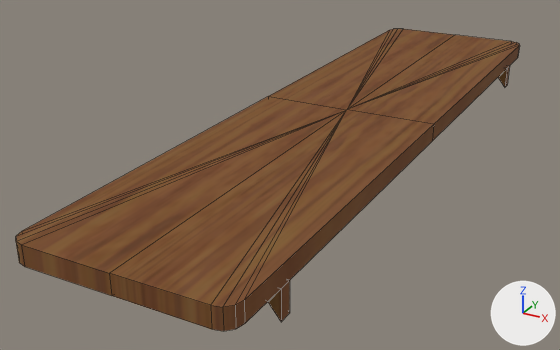
The Blender file assetsSource/lba2/layouts/CI/105_shelf_var1.blend as it was, and as the next commit left it.
Rendered twice from a 50 mm camera at (1.24, -2.82, 1.42) aimed at (-0.21, -0.2, 0.11). Every picture has the same lights, and +X, +Y and +Z are marked at lower right. Mesh edges are drawn as thin lines.

Objects in the first picture: 'shelf'.
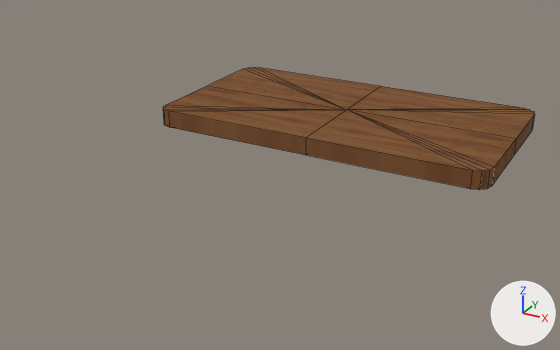
Patch to the scene script:
```diff
--- a/assetsSource/lba2/layouts/CI/105_shelf_var1.blend.py
+++ b/assetsSource/lba2/layouts/CI/105_shelf_var1.blend.py
@@ me_plane @@
 me_plane.from_pydata(...)  # 36 vertices, 44 faces; spans x 0.0..1.5, y -0.375..0.375, z 0.199..0.375
 # used by ob_shelf; location = (0.0, 0.0, 0.0); rotation_euler = (0.0, 0.0, -1.571), in degrees (0, 0, -90)
+# me_plane part 1: all 30 vertices in x 1.204..1.5, y -0.375..0.375, z 0.199..0.375 are moved by (-0.804, 0.0, 0.0)
 me_plane.materials.append(mat_wood)
@@ ob_shelf @@
 ob_shelf.location = (0.0, 0.0, 0.0)
-ob_shelf.rotation_euler = (0.0, 0.0, -1.571)  # degrees (0, 0, -90)
 _m = ob_shelf.modifiers.new('Mirror', 'MIRROR')
```

Where the change shows, as pixel boxes (x1, y1, x2, y2) in the pictures (560 x 350 px):
'shelf', reshaped, turned
    before: (16, 29, 520, 331)
    after: (163, 67, 535, 190)
